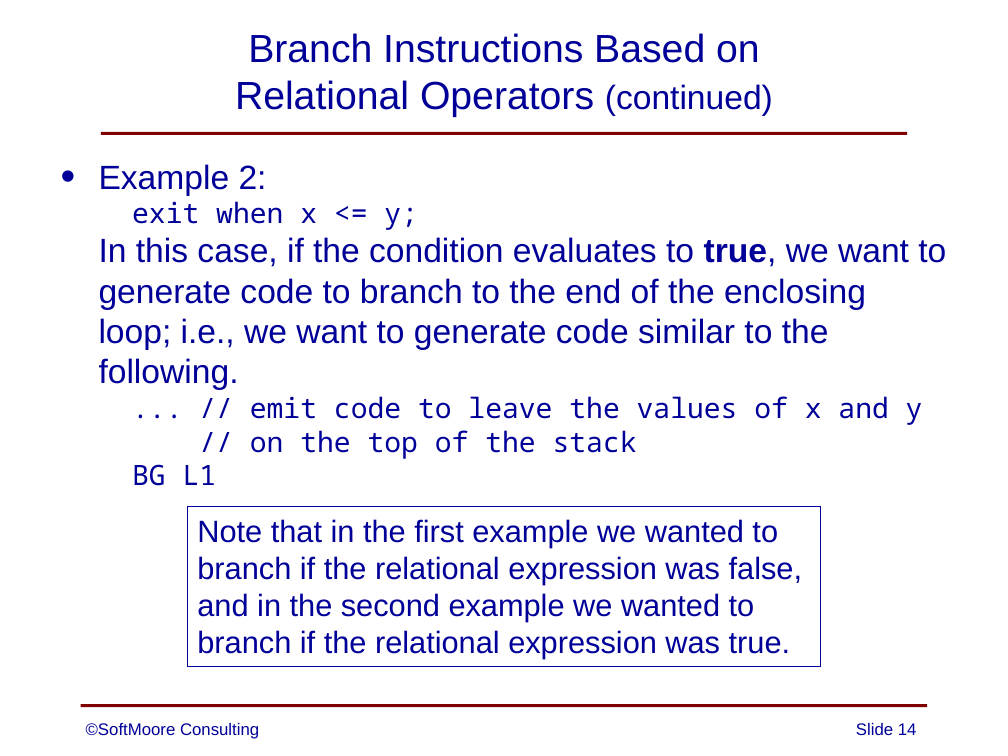
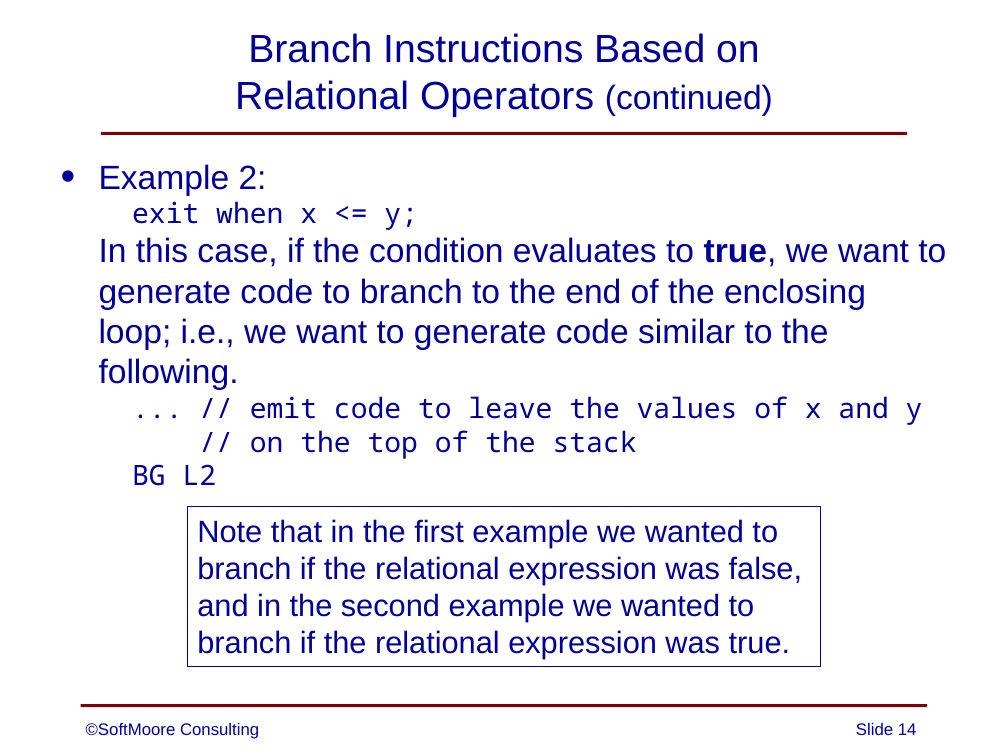
Before and after one commit to SoftMoore/CPRL-Kt-2nd, a slide deck: slide 14 of PowerPoints/11 - Code Generation.pptx. Drawn at 1008x756 pixels with LibreOffice and Linux fonts; fonts in the diff are those of the drawing. Boxes give left, top, right and bottom in pixels: in the first picture for what was removed or moved away, otherwise in the second. Text is boxed around its words. In the diff, an @@ line names an element or a change of style, - is before the commit and + after.

Commit message:
minor improvement to one PowerPoint slide

```diff
--- a/PowerPoints/11 - Code Generation.pptx
+++ b/PowerPoints/11 - Code Generation.pptx
@@ text at bbox=[99, 164, 946, 486]: text changed @@
-• Example 2:
-  exit when x <= y;
-  In this case, if the condition evaluates to true, we want to generate code to branch to the end of the enclosing loop; i.e., we want to generate code similar to the following.
-  ... // emit code to leave the values of x and y
-  // on the top of the stack
-  BG L1
+• Example 2:
+  exit when x <= y;
+  In this case, if the condition evaluates to true, we want to generate code to branch to the end of the enclosing loop; i.e., we want to generate code similar to the following.
+  ... // emit code to leave the values of x and y
+  // on the top of the stack
+  BG L2
```
